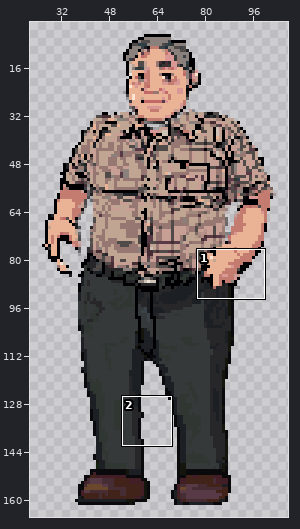
File history of a sprite sheet, art/leader/leaderfase0_notescaled.png. Above: a wide view before the commit, with the close-up outlined.
Close-up. Earlier state:
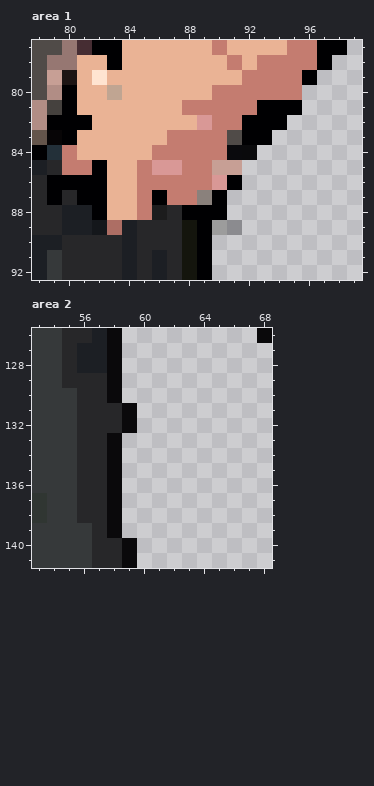
The file is 128x192 pixels. Pixels under 10% opacity are left out. Colours within 5 levels of each other are drawn and written as one. Shown: area 1: x 78..99, y 77..92; area 2: x 53..68, y 126..141. The wide view leaves out empty margins. The commit also changed other parts of the picture, which this record leaves out.
The same view after the edit:
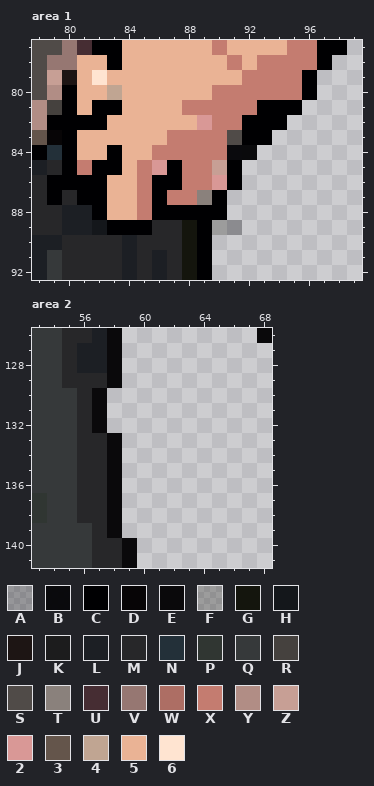
Palette (. is transparent): A #00000244  B #000002f2  C #000002  D #060405fe  E #0a090b  F #14150d44  G #14150d  H #14171b  J #1d1514  K #1c1c1d  L #1c1f24  M #272729  N #233039  P #303632  Q #36393a  R #45413e  S #504b48  T #8a817c  U #462d33  V #967772  W #ad6e64  X #c47c70  Y #b18d85  Z #c79f95  2 #d99896  3 #64554b  4 #c0a592  5 #eab395  6 #ffe4d1
The exact change:
{"where": "area 1"}
{"y":80,"x":96,"old":".","new":"C"}
{"y":81,"x":82,"old":"55","new":"CC"}
{"y":82,"x":82,"old":"5","new":"C"}
{"y":84,"x":80,"old":"X","new":"C"}
{"y":84,"x":83,"old":"5","new":"C"}
{"y":85,"x":80,"old":"X","new":"C"}
{"y":85,"x":83,"old":"5","new":"C"}
{"y":85,"x":87,"old":"2","new":"C"}
{"y":85,"x":91,"old":"Z","new":"C"}
{"y":86,"x":86,"old":"XX","new":"CC"}
{"y":88,"x":86,"old":"KM","new":"CC"}
{"y":89,"x":83,"old":"WLM","new":"CCC"}
{"where": "area 2"}
{"y":130,"x":57,"old":"ME","new":"E."}
{"y":131,"x":57,"old":"MME","new":"E.."}
{"y":132,"x":57,"old":"MME","new":"E.."}
